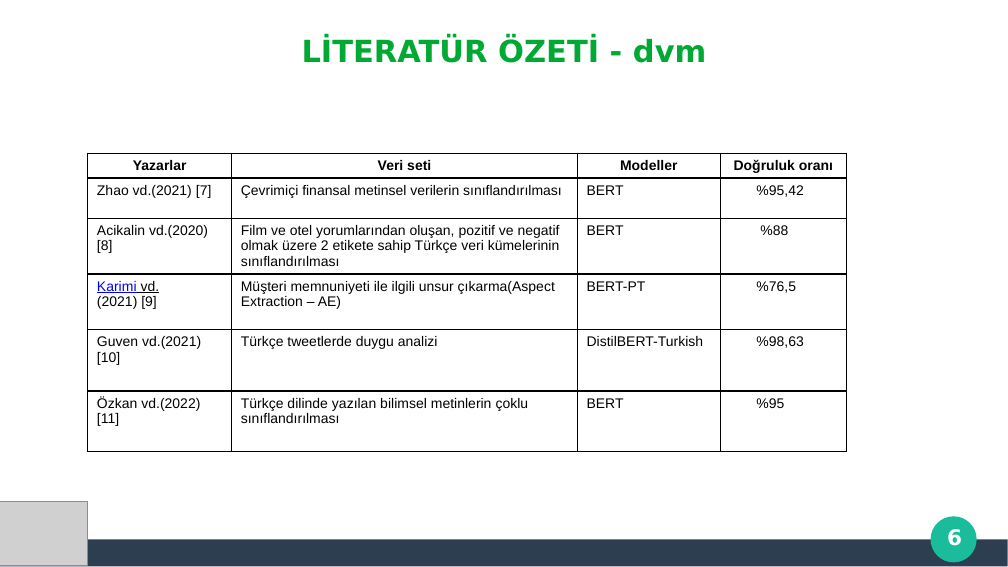
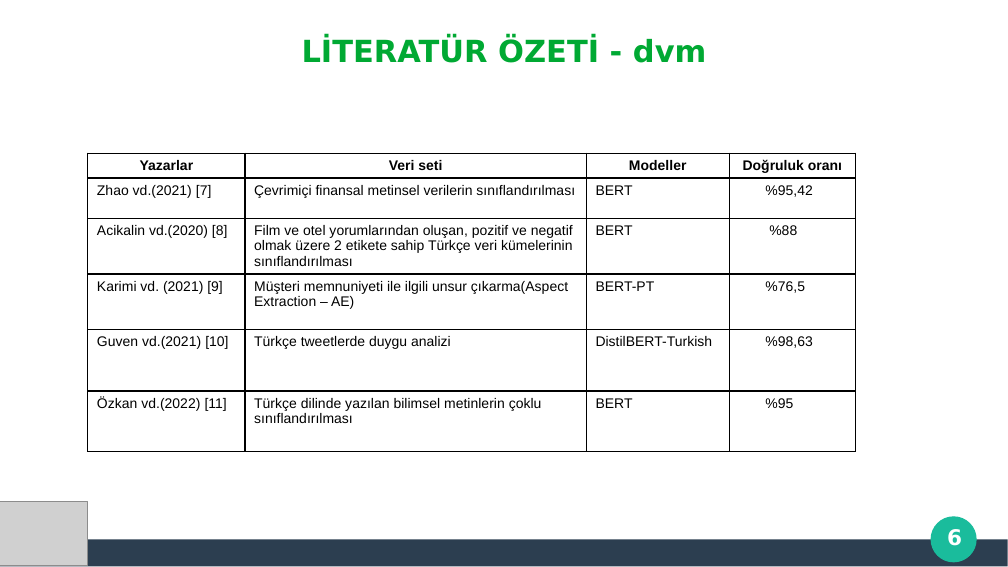
Before and after one commit to thealper2/gat0r-nlp, a slide deck: slide 7 of GATOR_Sunum.pptx (slide 6 before the commit). Drawn at 1008x567 pixels with LibreOffice and Linux fonts; fonts in the diff are those of the drawing; grey boxes stand for pictures; background and template pictures are left out. Boxes give left, top, right and bottom in pixels: in the first picture for what was removed or moved away, otherwise in the second. Text is boxed around its words. In the diff, an @@ line names an element or a change of style, - is before the commit and + after.

```diff
--- a/GATOR_Sunum.pptx
+++ b/GATOR_Sunum.pptx
@@ table at (88, 154, 855, 459) @@
-row 4, column 1: Karimi vd. / (2021) [9]
+row 4, column 1: Karimi vd. (2021) [9]
@@ table: place and size @@
-table at (88, 154, 845, 459)
+table at (88, 154, 855, 459)
```
Also in this commit, not shown: 7 other slides changed, 1 slide added.
